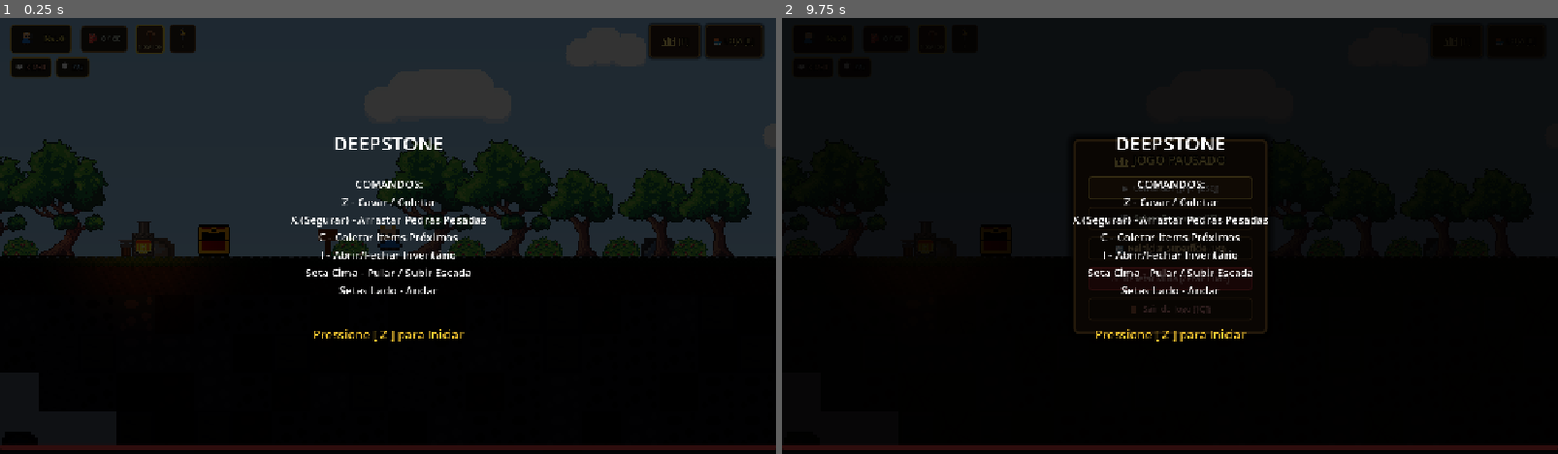
Above: before the commit, frames 1-2 (left to right).
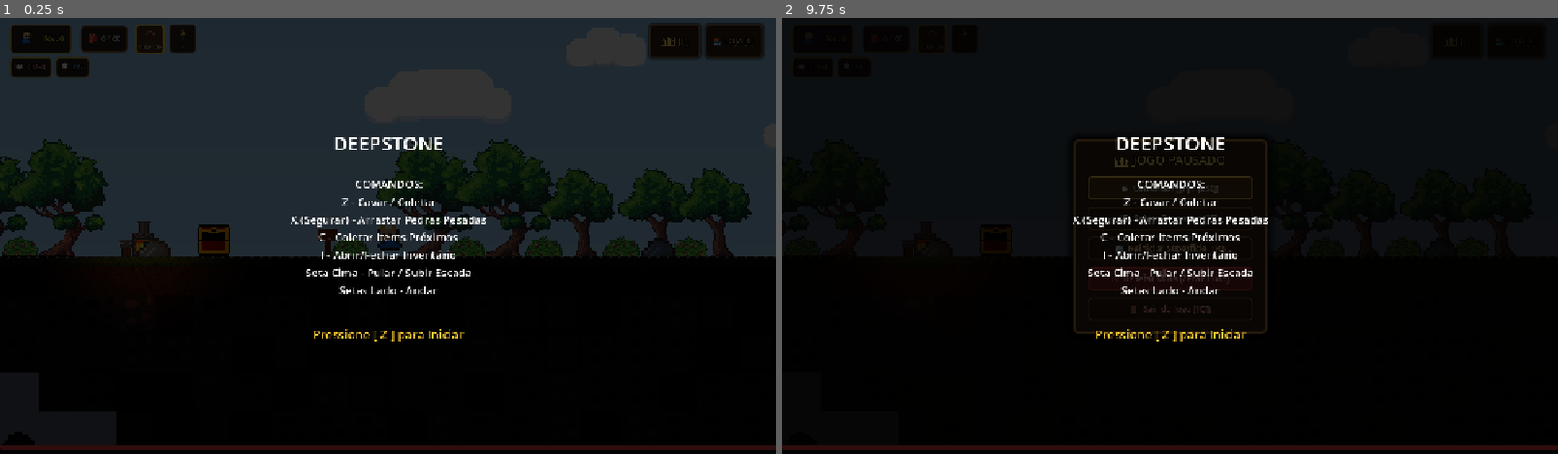
Above: after the commit, the same moments.

Repository: abdalazard/deepstone
Game: Godot game, scene res://scenes/main/main.tscn
Two runs of this game, one before a commit and one after it. Both use one fixed random seed, a clock stepped at 60 frames per second and the inputs below.
Inputs (mouse positions are in pixels of both pictures, inside the frame that each line leads up to):
- Up to frame 1 (0.25 s): no input
- Up to frame 2 (9.75 s): click "⏸️ [P]" at 0.5 s; click "🏪 LOJA [L]" at 1.25 s; tap Enter at 2, 3.5, 5 s; move the mouse to (1340, 214) at 2.02 s; hold Right (ui_right) 2.03-2.75 s; tap C (action_collect) at 2.1 s; click (1340, 214) at 2.17 s; tap Space at 2.27, 2.75, 4.25, 5.27, 5.75, 8.27 s; drag from (1014, 257) to (1170, 236) at 2.77 s; move the mouse to (1247, 140) at 3.52 s; hold Left (ui_left) 3.53-4.25 s; hold X (action_drag) 3.53-4.25 s; drag from (1131, 323) to (999, 240) at 4.27 s; move the mouse to (1402, 301) at 5.02 s; hold Right (ui_right) 5.03-5.75 s; tap 1 (slot_1) at 5.1 s; drag from (937, 170) to (797, 314) at 5.77 s; move the mouse to (1208, 236) at 6.52 s; hold Right (ui_right) 6.53-7.25 s; tap 3 (slot_3) at 6.6 s; click (1208, 236) at 6.67 s; drag from (1053, 127) to (999, 236) at 7.27 s; move the mouse to (1340, 214) at 8.02 s; hold Left (ui_left) 8.03-8.75 s; tap 5 (slot_5) at 8.1 s; drag from (1014, 257) to (875, 314) at 8.77 s; move the mouse to (1247, 140) at 9.52 s; hold Right (ui_right) from 9.53 s (still down); tap P at 9.6 s

The runs differ from the first frame. In frame 1, 0.1% of the frame differs, in the area x 17-87%, y 50-55%; in frame 2, less than 0.1%.

Commit message:
feat: ambient music per biome with fade loop + toast; rocks without border, in front of trees

Diff:
--- a/scripts/main.gd
+++ b/scripts/main.gd
@@ -17,6 +17,11 @@
 const RANDOM_ROCK_SCENE = preload("res://scenes/environment/random_rock.tscn")
 const DEATH_MARKER_SCENE = preload("res://scenes/markers/death_marker.tscn")
 
+# Músicas por ambiente
+const MUSIC_EARTH = preload("res://assets/sounds/Valley_of_Singing_Quartz.mp3")
+const MUSIC_ICE = preload("res://assets/sounds/Beneath_the_Frost.mp3")
+const MUSIC_LAVA = preload("res://assets/sounds/Molten_Ascent.mp3")
+
 @onready var player = $Player
 
 var sky_color: Color = Color(0.4, 0.65, 0.9, 1.0)
@@ -37,11 +42,13 @@
 	restore_placed_items()
 	_setup_subsurface_shade()
 	_setup_surface_light()
+	_setup_music()
 
 func _process(delta: float) -> void:
 	if is_instance_valid(player):
 		var target_color: Color
 		var py = player.global_position.y
+		_update_music(py)
 		if py < 120.0:
 			target_color = sky_color
 		elif py < 1280.0: # Rows 0 to 35: Terra
@@ -131,6 +138,64 @@
 				ax = float(w - 1 - x) / 24.0
 			img.set_pixel(x, y, Color(1, 1, 1, a * ax))
 	return ImageTexture.create_from_image(img)
+
+# ---------------------------------------------------------------------------
+# Música por ambiente (fade suave + alerta com o nome da música)
+# ---------------------------------------------------------------------------
+var music_player: AudioStreamPlayer
+var _current_biome_music: int = -1 # -1 superficie, 0 terra, 1 gelo, 2 lava
+
+func _setup_music() -> void:
+	music_player = AudioStreamPlayer.new()
+	music_player.name = "MusicPlayer"
+	add_child(music_player)
+
+func _update_music(py: float) -> void:
+	var biome := -1
+	if py >= 2560.0:
+		biome = 2 # Lava
+	elif py >= 1280.0:
+		biome = 1 # Gelo
+	elif py >= 120.0:
+		biome = 0 # Terra/Caverna
+	if biome == _current_biome_music:
+		return
+	_current_biome_music = biome
+	if biome == -1:
+		_fade_music_to(null, "")
+		return
+	var stream: AudioStream = null
+	var label := ""
+	match biome:
+		0:
+			stream = MUSIC_EARTH
+			label = "Valley of Singing Quartz"
+		1:
+			stream = MUSIC_ICE
+			label = "Beneath the Frost"
+		2:
+			stream = MUSIC_LAVA
+			label = "Molten Ascent"
+	_fade_music_to(stream, label)
+
+func _fade_music_to(stream: AudioStream, label: String) -> void:
+	if not is_instance_valid(music_player):
+		return
+	var tween = create_tween()
+	tween.tween_property(music_player, "volume_db", -50.0, 1.1)
+	tween.tween_callback(func():
+		if stream == null:
+			music_player.stop()
+			return
+		stream.loop = true
+		music_player.stream = stream
+		music_player.volume_db = -40.0
+		music_player.play()
+		var hud = get_node_or_null("HUD")
+		if hud and hud.has_method("show_toast"):
+			hud.show_toast("🎵 " + label, "wood")
+	)
+	tween.tween_property(music_player, "volume_db", -8.0, 1.6)
 
 func restore_placed_items() -> void:
 	if not has_node("/root/SaveManager"): return
@@ -363,11 +428,11 @@
 		bush.position = Vector2(bx, 112)
 		add_child(bush)
 
-	# 3 pedras decorativas na superfície (no gramado, ondem árvores/forja/baú tocam)
+	# 3 pedras decorativas na superfície (na frente de árvores/arbustos)
 	for sx in [96.0, 448.0, 864.0]:
 		var srock = RANDOM_ROCK_SCENE.instantiate()
 		srock.position = Vector2(sx, 112.0)
-		srock.z_index = -1
+		srock.z_index = 1
 		add_child(srock)
 
 	# Pedras decorativas em escavações/cavernas, apenas sobre blocos indestrutíveis
@@ -393,5 +458,5 @@
 	seen_cols[below.x] = true
 	var rock = RANDOM_ROCK_SCENE.instantiate()
 	rock.position = Vector2(below.x * 32.0 + 16.0, below.y * 32.0 + 112.0) # base do nó = topo do bloco
-	rock.z_index = -1
+	rock.z_index = 1
 	add_child(rock)
--- a/scripts/random_rock.gd
+++ b/scripts/random_rock.gd
@@ -5,11 +5,10 @@
 	if not sprite:
 		return
 	sprite.texture_filter = CanvasItem.TEXTURE_FILTER_NEAREST
-	var base := _load_or_build_rock_texture()
-	sprite.texture = _apply_border(base, Color(0.22, 0.21, 0.2, 1))
-	# Maior visibilidade no mapa (sprite 12x6 fica minúsculo)
+	sprite.texture = _load_or_build_rock_texture()
+	# Maior visibilidade no mapa
 	sprite.scale = Vector2(2.5, 2.5)
-	# Centraliza com a BASE tocando a origem do nó (considera escala)
+	# Centraliza o sprite sobre a origem do nó, com a BASE tocando o chão
 	var h := float(sprite.texture.get_height())
 	sprite.position = Vector2(0, -h * 0.5 * sprite.scale.y)
 
@@ -18,38 +17,6 @@
 	if tex:
 		return tex
 	return _build_rock_texture()
-
-# Adiciona uma borda escura ao redor dos pixels opacos da pedra
-func _apply_border(base: Texture2D, border_color: Color) -> Texture2D:
-	var src := base.get_image()
-	if not src:
-		return base
-	var w := src.get_width()
-	var h := src.get_height()
-	var out := Image.create(w, h, false, src.get_format())
-	for y in range(h):
-		for x in range(w):
-			out.set_pixel(x, y, src.get_pixel(x, y))
-	for y in range(h):
-		for x in range(w):
-			if src.get_pixel(x, y).a > 0.1:
-				continue
-			var opaque := false
-			for dy in range(-1, 2):
-				for dx in range(-1, 2):
-					if dx == 0 and dy == 0:
-						continue
-					var nx := x + dx
-					var ny := y + dy
-					if nx >= 0 and nx < w and ny >= 0 and ny < h:
-						if src.get_pixel(nx, ny).a > 0.1:
-							opaque = true
-							break
-				if opaque:
-					break
-			if opaque:
-				out.set_pixel(x, y, border_color)
-	return ImageTexture.create_from_image(out)
 
 # Seixo decorativo 16x16 (fallback procedural, bem centrado)
 func _build_rock_texture() -> Texture2D:
